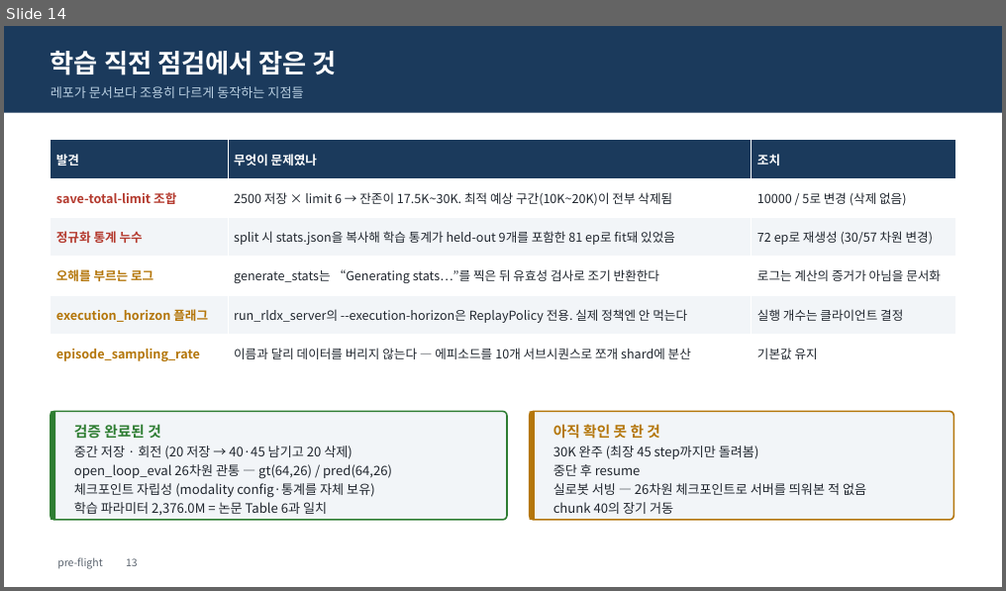
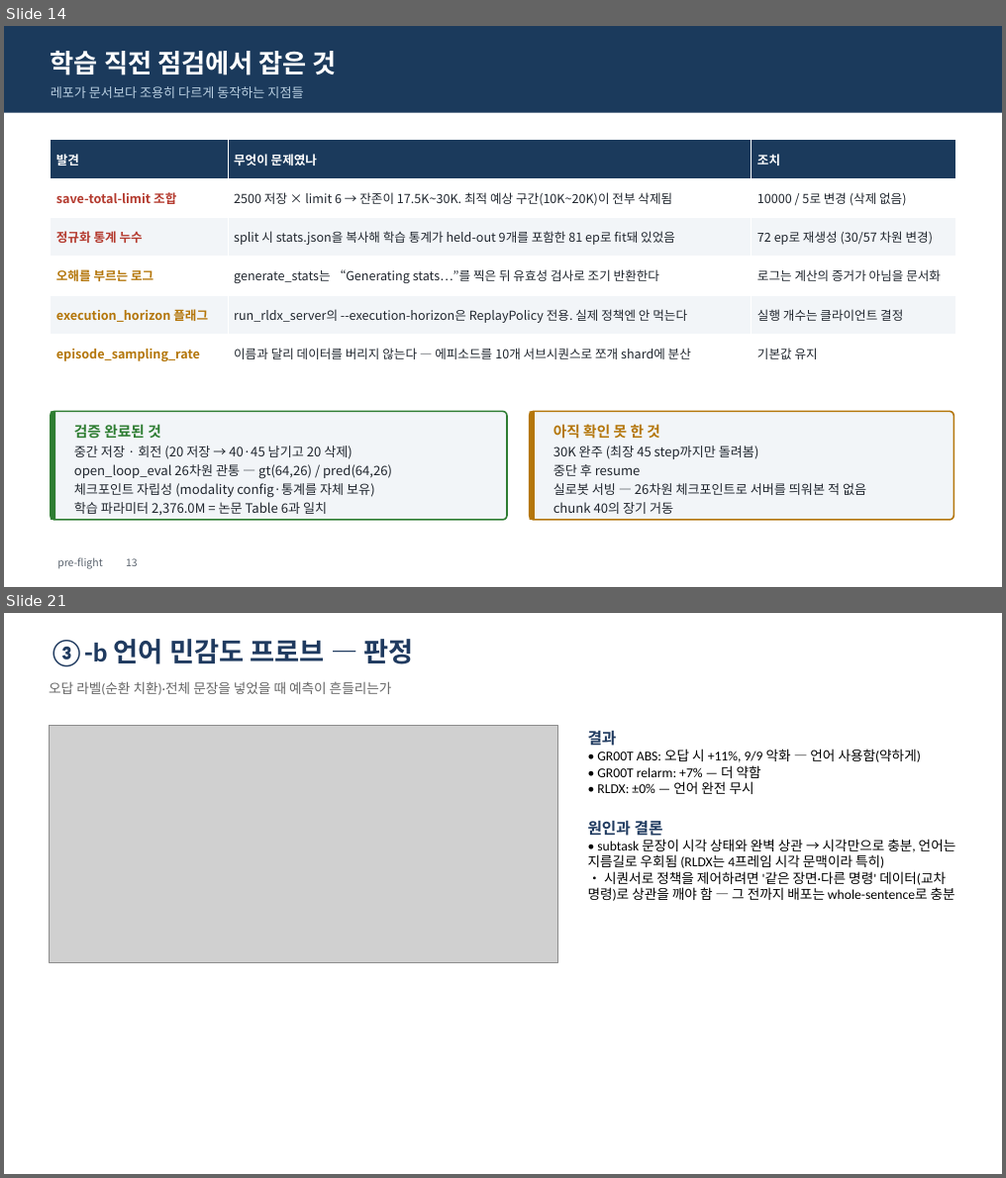
Before and after one commit to KimDoYoung1997/RLDX-1, a slide deck: FFW-SH5-0826-finetune-briefing.pptx. Shown one above the other, each under a label of ours: slide 14 before the commit, slides 14 and 21 after it; the slides between them are not shown. The pictures are 1006x591 and 1006x1178 pixels, drawn with LibreOffice and Linux fonts; fonts in the diff are those of the drawing; grey boxes stand for pictures. Boxes give left, top, right and bottom in pixels: in the first picture for what was removed or moved away, otherwise in the second. Text is boxed around its words. In the diff, an @@ line names an element or a change of style, - is before the commit and + after.

```diff
--- a/FFW-SH5-0826-finetune-briefing.pptx
+++ b/FFW-SH5-0826-finetune-briefing.pptx
@@ slide 21 added at (x1=4, y1=613, x2=1002, y2=1174), background #FFFFFF @@
@@ text added at (x1=49, y1=639, x2=414, y2=667), 26 pt, text #1F3A5F, bold @@
+③-b 언어 민감도 프로브 — 판정
@@ text added at (x1=49, y1=681, x2=392, y2=695), 13 pt, text #666666 @@
+오답 라벨(순환 치환)·전체 문장을 넣었을 때 예측이 흔들리는가
@@ picture added at (x1=49, y1=725, x2=558, y2=962) @@
@@ text added at (x1=588, y1=730, x2=956, y2=901), 13 pt, text #000000 @@
+결과
+• GR00T ABS: 오답 시 +11%, 9/9 악화 — 언어 사용함(약하게)
+• GR00T relarm: +7% — 더 약함
+• RLDX: ±0% — 언어 완전 무시
+원인과 결론
+• subtask 문장이 시각 상태와 완벽 상관 → 시각만으로 충분, 언어는 지름길로 우회됨 (RLDX는 4프레임 시각 문맥이라 특히)
+• 시퀀서로 정책을 제어하려면 '같은 장면·다른 명령' 데이터(교차 명령)로 상관을 깨야 함 — 그 전까지 배포는 whole-sentence로 충분
```
Also in this commit, not shown: 5 slides changed, 5 other slides added, 1 slide removed, 3 other files.
